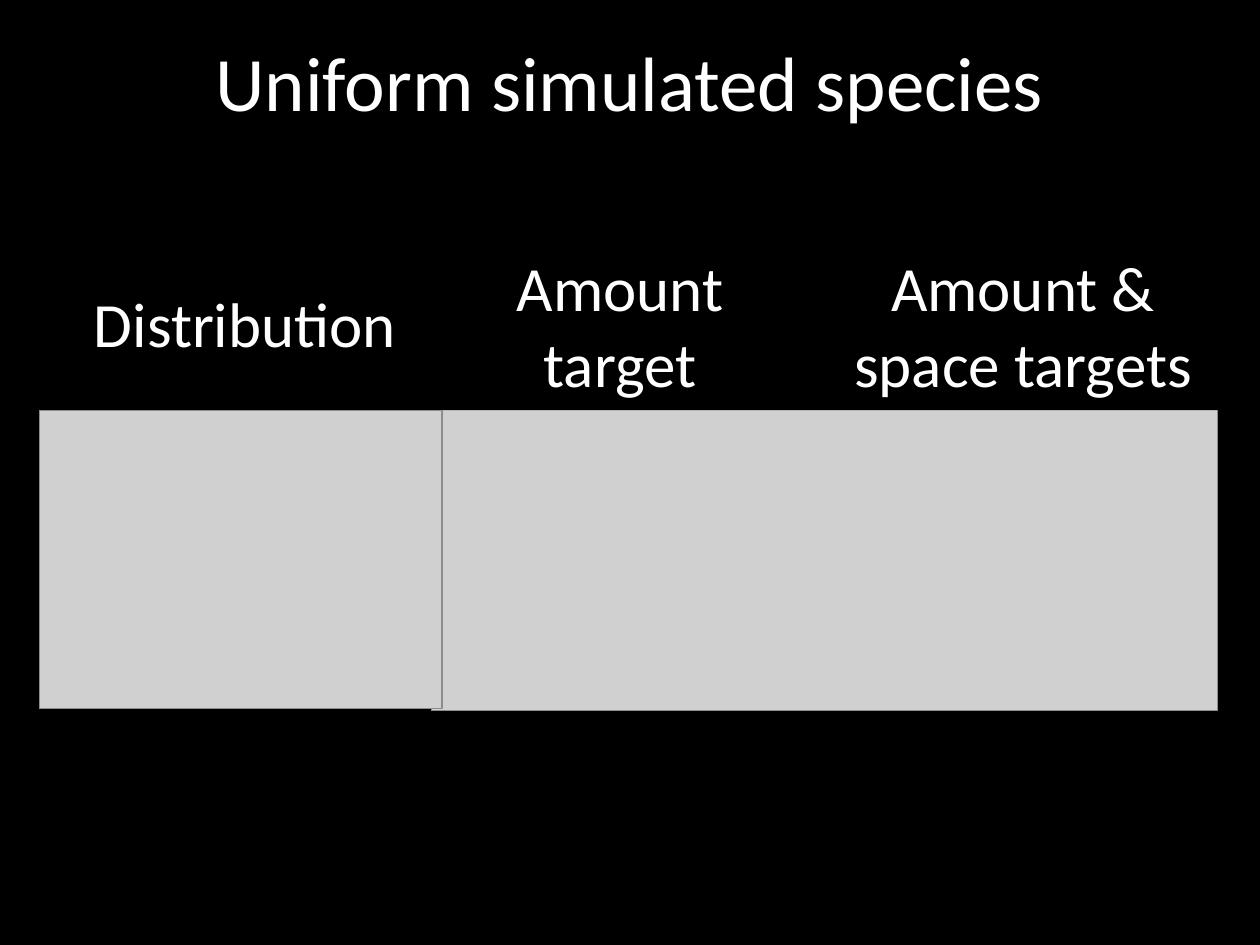
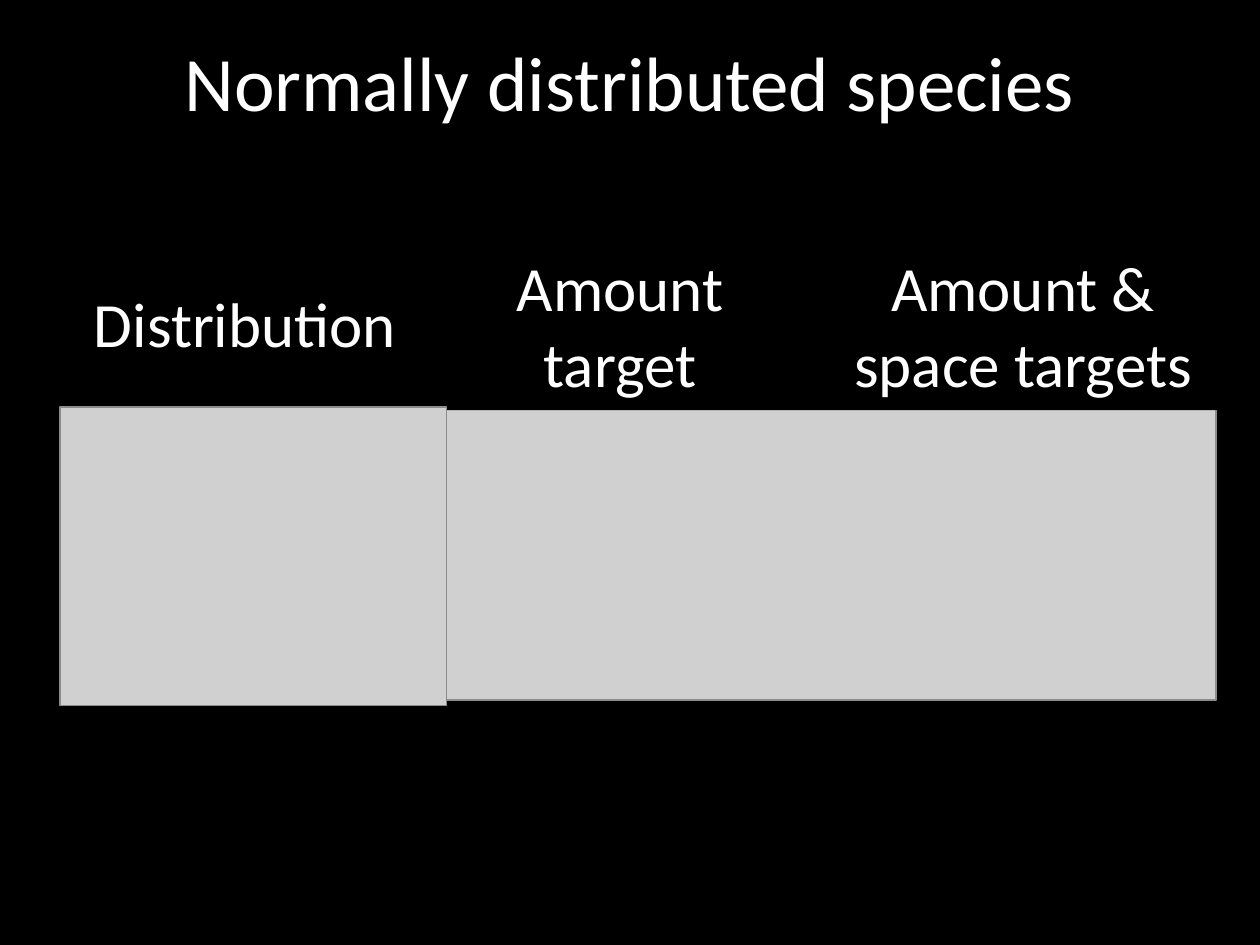
Before and after one commit to jeffreyhanson/abstracts-and-slides, a slide deck: slide 13 of seminars/SCBO-presentation-06-06-2016/jhanson_scbo.pptx (slide 12 before the commit). Drawn at 1260x945 pixels with LibreOffice and Linux fonts; fonts in the diff are those of the drawing; grey boxes stand for pictures. Boxes give left, top, right and bottom in pixels: in the first picture for what was removed or moved away, otherwise in the second. Text is boxed around its words. In the diff, an @@ line names an element or a change of style, - is before the commit and + after.

```diff
--- a/seminars/SCBO-presentation-06-06-2016/jhanson_scbo.pptx
+++ b/seminars/SCBO-presentation-06-06-2016/jhanson_scbo.pptx
@@ title at bbox=[184, 57, 1074, 124]: text changed @@
-Uniform simulated species
+Normally distributed species
@@ picture: place and size @@
-picture at bbox=[39, 411, 442, 709]
+picture at bbox=[60, 407, 447, 706]
@@ picture: place and size @@
-picture at bbox=[431, 281, 1217, 709]
+picture at bbox=[430, 399, 1216, 701]
```
Also in this commit, not shown: 10 other slides changed, 3 slides added, 4 slides removed.
